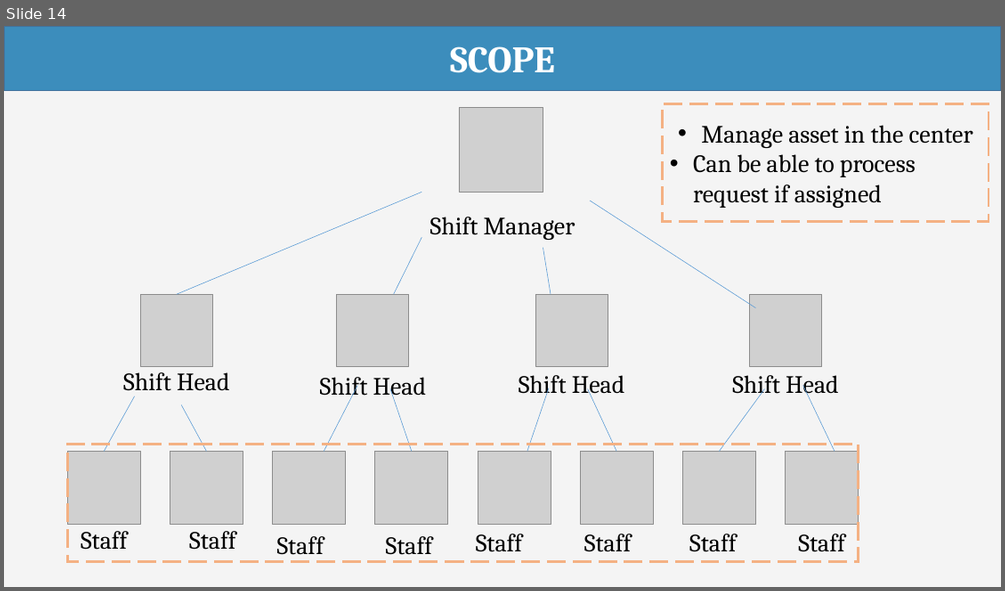
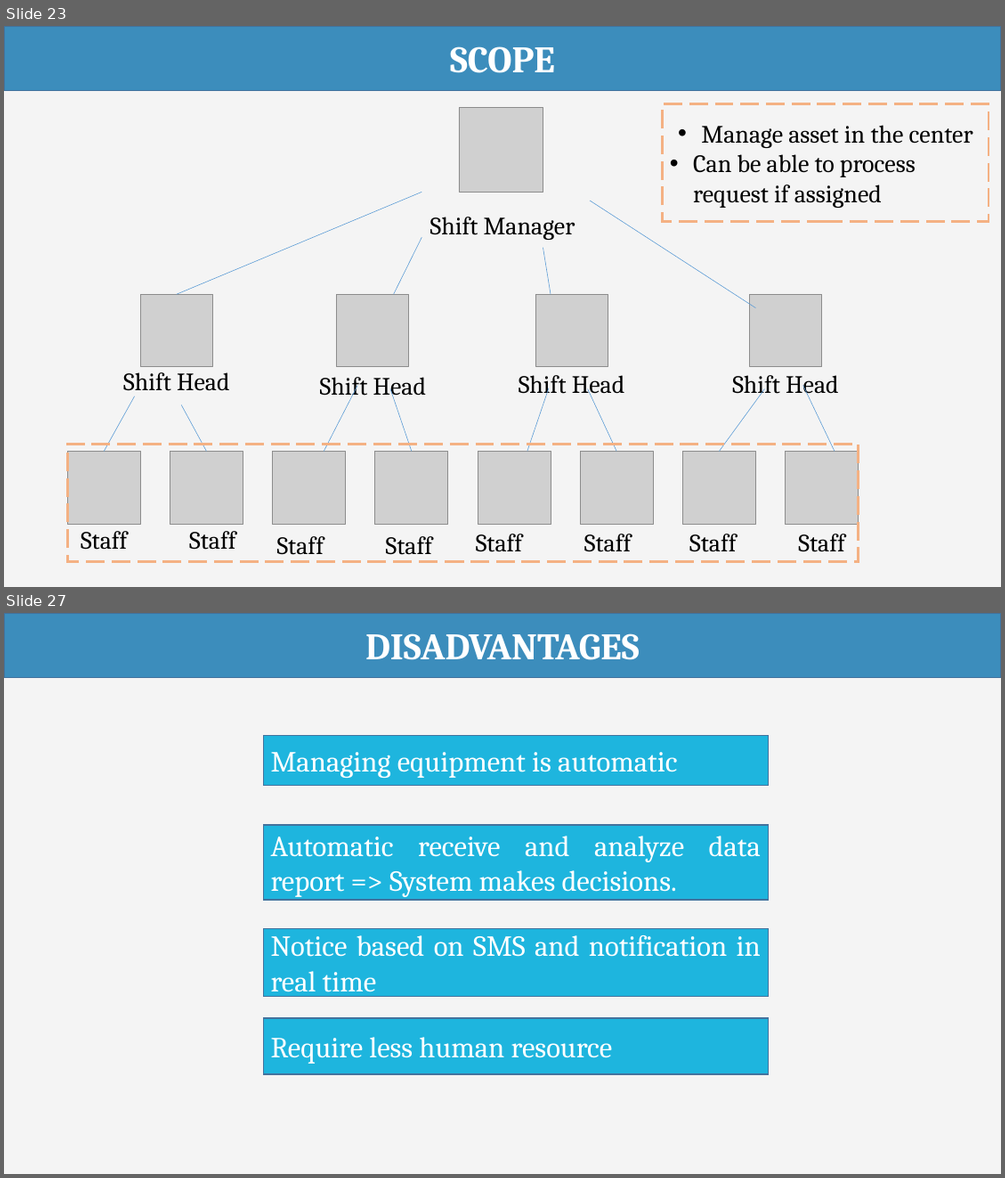
Before and after one commit to haltt051093/IMS-datacenter, a slide deck: Document/Presentation/IMS_20160407_Presentation.pptx. Shown one above the other, each under a label of ours: slide 14 before the commit, slides 23 and 27 after it; the slides between them are not shown. The pictures are 1005x591 and 1005x1178 pixels, drawn with LibreOffice and Linux fonts; fonts in the diff are those of the drawing; grey boxes stand for pictures. Boxes give left, top, right and bottom in pixels: in the first picture for what was removed or moved away, otherwise in the second. Text is boxed around its words. In the diff, an @@ line names an element or a change of style, - is before the commit and + after.

```diff
--- a/Document/Presentation/IMS_20160407_Presentation.pptx
+++ b/Document/Presentation/IMS_20160407_Presentation.pptx
@@ slide 27 added at [4,613,1001,1174], background #F4F4F4 @@
@@ rectangle added at [4,613,1001,677], fill #3C8DBC, outline #43739E 1 pt, 36 pt, text #FFFFFF, bold @@
+DISADVANTAGES
@@ rectangle added at [264,736,769,786], fill #1EB5DE, outline #43739E 1 pt, 28 pt, text #FFFFFF @@
+Managing equipment is automatic
@@ rectangle added at [264,825,769,900], fill #1EB5DE, outline #43739E 1 pt, 28 pt, text #FFFFFF @@
+Automatic receive and analyze data report => System makes decisions.
@@ rectangle added at [264,929,769,996], fill #1EB5DE, outline #43739E 1 pt, 28 pt, text #FFFFFF @@
+Notice based on SMS and notification in real time
@@ rectangle added at [264,1018,769,1074], fill #1EB5DE, outline #43739E 1 pt, 28 pt, text #FFFFFF @@
+Require less human resource
@@ what was slide 14 is now slide 23 @@
```
Also in this commit, not shown: 6 slides changed, 14 other slides added, 1 other file.
